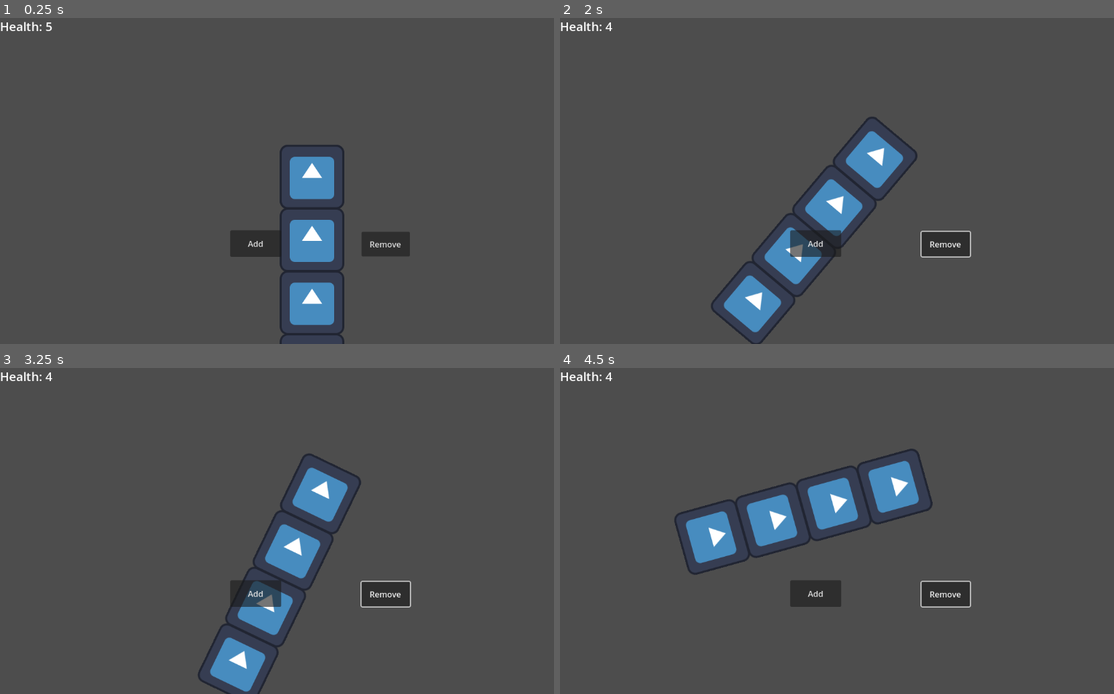
Above: before the commit, frames 1-4 (two rows, left to right).
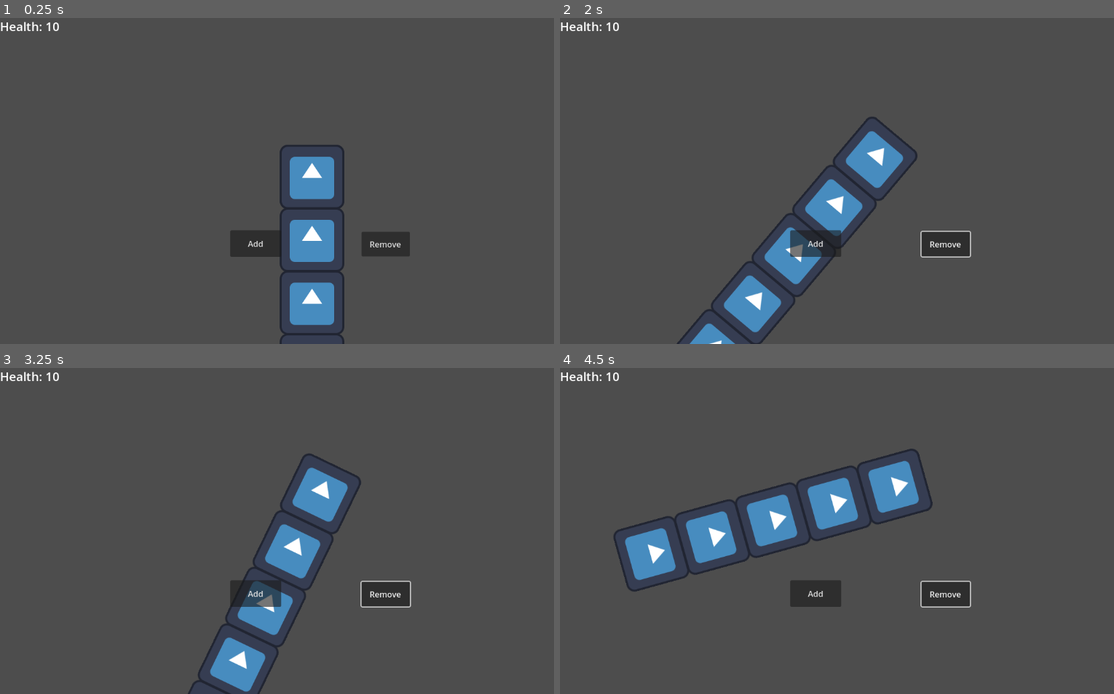
Above: after the commit, the same moments.

Repository: DacotaDeathmask/CloverJam5_2024
Game: Godot game, scene res://WritheStartScene.tscn
The game is run twice, just before and just after one commit, with the same random seed, the same clock (stepped at 60 frames per second) and the same inputs. The engine's default icon, where the game draws it, is replaced by a stand-in: a white triangle on a blue panel in a dark square.
Inputs (mouse positions are in pixels of both pictures, inside the frame that each line leads up to):
- Up to frame 1 (0.25 s): no input
- Up to frame 2 (2 s): click "Remove" at 0.5 s; move the mouse to (981, 164) at 1.27 s; hold D (right) from 1.28 s (still down)
- Up to frame 3 (3.25 s): move the mouse to (171, 547) at 2.02 s; release D (right) at 2.03 s; hold A (left) 2.03-2.78 s; move the mouse to (349, 459) at 2.77 s; hold D (right) from 2.78 s (still down)
- Up to frame 4 (4.5 s): move the mouse to (820, 596) at 3.52 s; move the mouse to (1025, 579) at 4.27 s; release D (right) at 4.28 s; hold A (left) from 4.28 s (still down)

The runs differ from the first frame. In frame 1, less than 0.1% of the frame differs, in the area x 8-11%, y 1-5%; in frame 2, 0.4%; in frame 3, less than 0.1%; in frame 4, 1.4%, in the area x 8-24%, y 1-69%.

Commit message:
Add world regions for movement speed adjustment

Diff:
--- a/Player/Player.gd
+++ b/Player/Player.gd
@@ -6,6 +6,7 @@
 const STOP_THRESHOLD := 50.0
 const ACCELERATION_FACTOR := 3.0
 var health = 5
+var current_speed_modifier := 1.0
 
 #Worm Length
 var worm_data : Array
@@ -33,7 +34,8 @@
 	speed = min(speed, MAX_SPEED)
 
 	var movement_direction = Vector2(0, -1).rotated(rotation)
-	velocity = movement_direction * speed * delta
+	var final_speed = speed * current_speed_modifier
+	velocity = movement_direction * final_speed * delta
 
 	move_and_slide()
 
@@ -74,3 +76,15 @@
 	removeHealth()
 func _on_add_health_pressed():
 	addHealth()
+
+
+func _on_area_2d_area_entered(area):
+	if area.is_in_group("HardGround"):
+		current_speed_modifier = 0.5
+		print(current_speed_modifier)
+	if area.is_in_group("SoftGround"):
+		current_speed_modifier = 1.0
+		print(current_speed_modifier)
+	if area.is_in_group("AboveGround"):
+		current_speed_modifier = 1.5
+		print(current_speed_modifier)
--- a/Player/Player.tscn
+++ b/Player/Player.tscn
@@ -11,6 +11,11 @@
 [node name="Player" type="CharacterBody2D"]
 script = ExtResource("1_l726u")
 
+[node name="Area2D" type="Area2D" parent="."]
+
+[node name="AreaCollisionDetector" type="CollisionShape2D" parent="Area2D"]
+shape = SubResource("RectangleShape2D_y086d")
+
 [node name="CollisionShape2D" type="CollisionShape2D" parent="."]
 shape = SubResource("RectangleShape2D_y086d")
 
@@ -19,3 +24,6 @@
 
 [node name="wormSegment" parent="Path2D" instance=ExtResource("4_31ht7")]
 position = Vector2(0, 0)
+
+[connection signal="area_entered" from="Area2D" to="." method="_on_area_2d_area_entered"]
+[connection signal="area_exited" from="Area2D" to="." method="_on_area_2d_area_exited"]
--- a/WritheStartScene.tscn
+++ b/WritheStartScene.tscn
@@ -1,8 +1,11 @@
-[gd_scene load_steps=4 format=3 uid="uid://dvcdei24blclk"]
+[gd_scene load_steps=7 format=3 uid="uid://dvcdei24blclk"]
 
 [ext_resource type="PackedScene" uid="uid://drnsy02tsg2rt" path="res://Player/Player.tscn" id="1_ckxkn"]
 [ext_resource type="Script" path="res://GameMaster.gd" id="1_f4g0r"]
 [ext_resource type="PackedScene" uid="uid://dosxkbaala0i0" path="res://Player/PlayerUI/PlayerUI.tscn" id="2_h6vpl"]
+[ext_resource type="PackedScene" uid="uid://6jyhv83e41q1" path="res://Env/TestHardGround.tscn" id="4_it6yo"]
+[ext_resource type="PackedScene" uid="uid://bptr8dnbtop51" path="res://Env/TestSoftGround.tscn" id="5_8kalg"]
+[ext_resource type="PackedScene" uid="uid://dm2a3gyigt2k1" path="res://Env/TestAboveGround.tscn" id="6_utch0"]
 
 [node name="Node2D" type="Node2D"]
 script = ExtResource("1_f4g0r")
@@ -40,6 +43,14 @@
 offset_bottom = 53.0
 text = "Add"
 
+[node name="TestHardGround" parent="." groups=["HardGround", "UnderGround"] instance=ExtResource("4_it6yo")]
+position = Vector2(-12, -8)
+
+[node name="TestSoftGround" parent="." instance=ExtResource("5_8kalg")]
+position = Vector2(6, 32)
+
+[node name="TestAboveGround" parent="." instance=ExtResource("6_utch0")]
+
 [connection signal="gameOver" from="Player" to="." method="_on_player_game_over"]
 [connection signal="updateUI" from="Player" to="PlayerUi" method="_on_player_update_ui"]
 [connection signal="pressed" from="Health Buttons/Remove Health" to="Player" method="_on_remove_health_pressed"]
